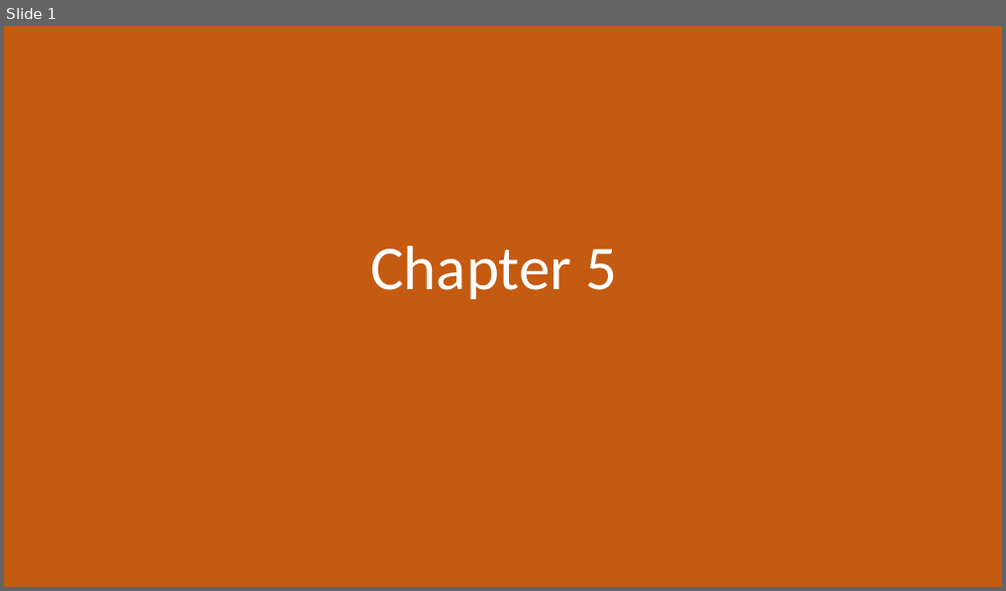
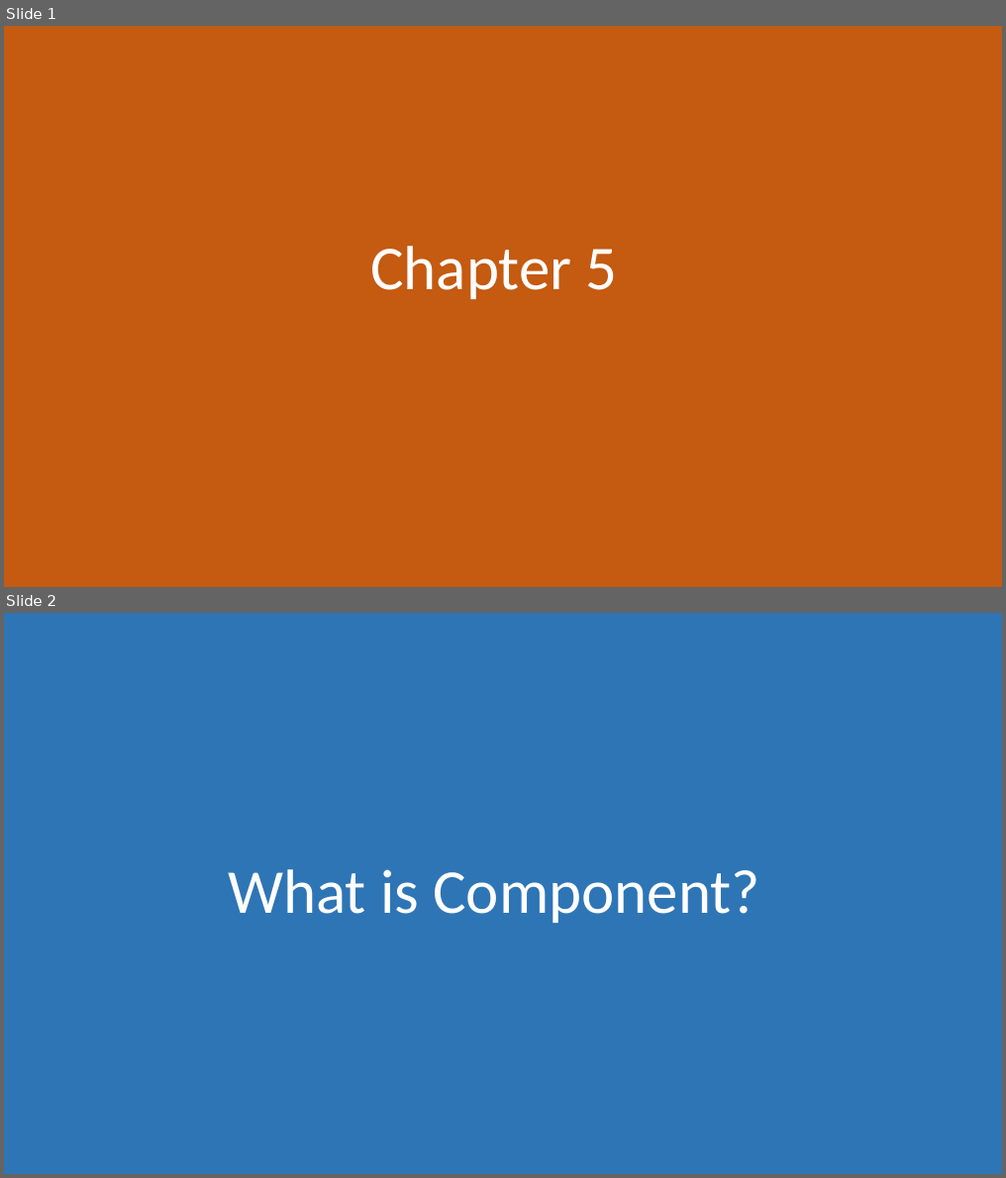
Before and after one commit to morkkis/PWD, a slide deck: presentations/chapter-4/Practical Web Dev.pptx. Shown one above the other, each under a label of ours: slide 1 before the commit, slides 1 and 2 after it. The pictures are 1006x591 and 1006x1178 pixels, drawn with LibreOffice and Linux fonts; fonts in the diff are those of the drawing. Boxes give left, top, right and bottom in pixels: in the first picture for what was removed or moved away, otherwise in the second. Text is boxed around its words. In the diff, an @@ line names an element or a change of style, - is before the commit and + after.

```diff
--- a/presentations/chapter-4/Practical Web Dev.pptx
+++ b/presentations/chapter-4/Practical Web Dev.pptx
@@ slide 2 added at [4, 613, 1002, 1174], background #FFFFFF @@
@@ rectangle added at [4, 613, 1002, 1174], fill #2E75B6 @@
@@ title added at [228, 869, 759, 923], 60 pt, text #FFFFFF @@
+What is Component?
```
Also in this commit, not shown: 5 other slides added, 1 slide removed, 4 other files.
